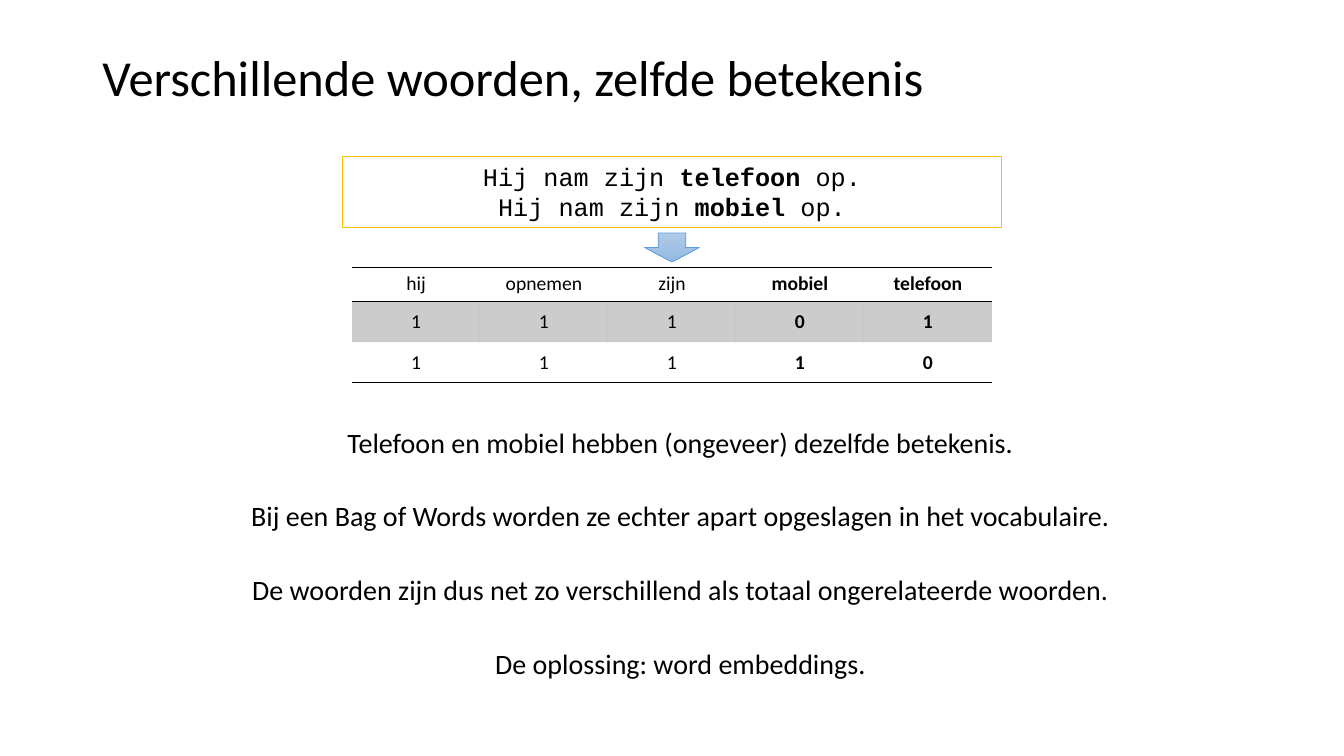
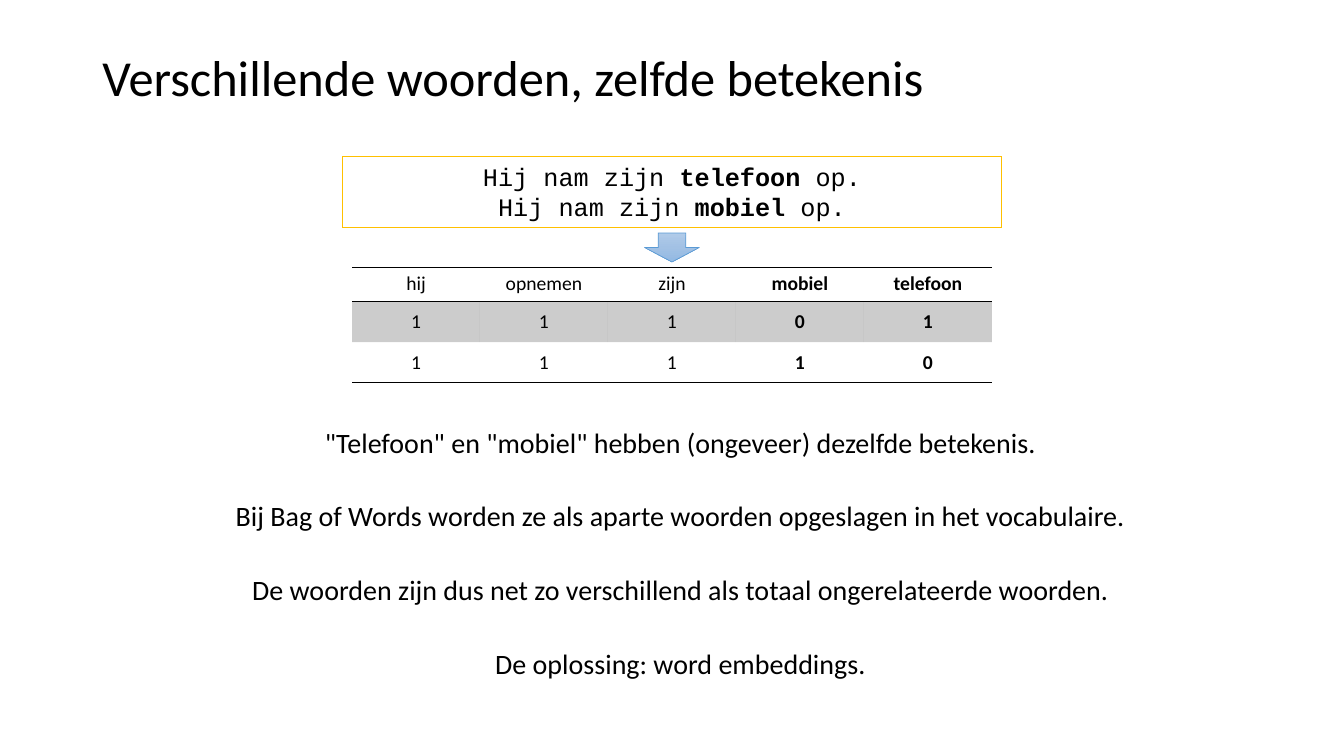
Before and after one commit to LFKoning/knowledge-sharing, a slide deck: slide 43 of python_trainees/5_nlp/python_traineeship_5.pptx. Drawn at 1344x756 pixels with LibreOffice and Linux fonts; fonts in the diff are those of the drawing. Boxes give left, top, right and bottom in pixels: in the first picture for what was removed or moved away, otherwise in the second. Text is boxed around its words. In the diff, an @@ line names an element or a change of style, - is before the commit and + after.

```diff
--- a/python_trainees/5_nlp/python_traineeship_5.pptx
+++ b/python_trainees/5_nlp/python_traineeship_5.pptx
@@ text at bbox=[236, 432, 1124, 531]: text changed @@
-Telefoon en mobiel hebben (ongeveer) dezelfde betekenis.
-Bij een Bag of Words worden ze echter apart opgeslagen in het vocabulaire.
+"Telefoon" en "mobiel" hebben (ongeveer) dezelfde betekenis.
+Bij Bag of Words worden ze als aparte woorden opgeslagen in het vocabulaire.
```
Also in this commit, not shown: 10 other slides changed, 1 slide added, 2 slides removed, 4 other files.
